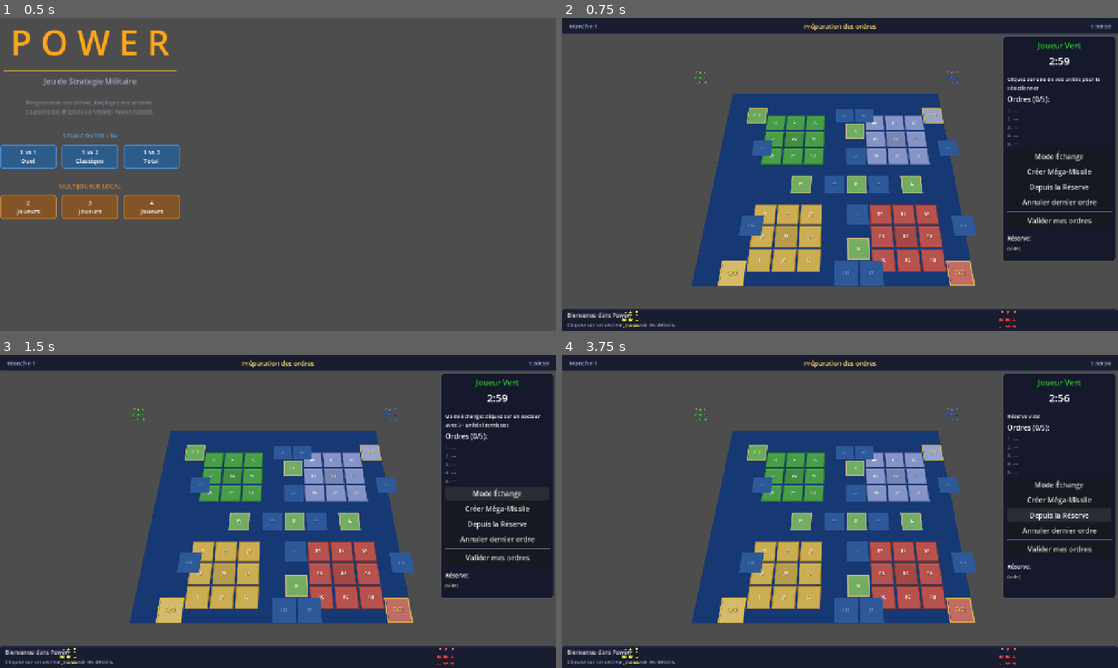
Above: before the commit, frames 1-4 (two rows, left to right).
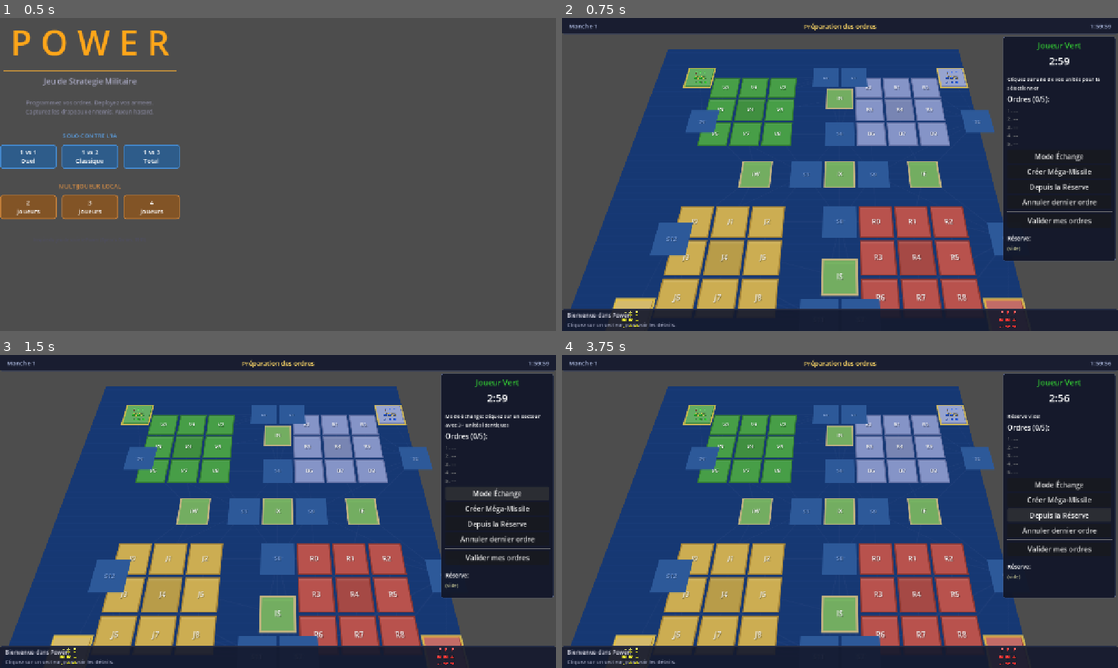
Above: after the commit, the same moments.

Repository: Njko/power_the_game
Game: Godot game, scene res://scenes/main.tscn
The game is run twice, just before and just after one commit, with the same random seed, the same clock (stepped at 60 frames per second) and the same inputs.
Inputs:
- Up to frame 1 (0.5 s): no input
- Up to frame 2 (0.75 s): click "1 vs 1 Duel" at 0.5 s
- Up to frame 3 (1.5 s): click "Mode Échange" at 1.25 s
- Up to frame 4 (3.75 s): click "Créer Méga-Missile" at 2 s; click "Mode Échange" at 2.75 s; click "Depuis la Réserve" at 3.5 s

Frame 1 is identical in both runs. In frame 2, 46% of the frame differs, in the area x 1-84%, y 10-93%; in frame 3, 46%; in frame 4, 46%.

Commit message:
fix: align sprites and raycast with 3D board by fixing plane size and BOARD_ORIGIN
PlaneMesh.size changed from 12x12 to 1024/55 (~18.618) so that 1 grid unit
= 1 3D unit = 55 pixels in the SubViewport. BOARD_ORIGIN recentered on
GRID_CENTER=(4.0, 3.5) at pixel (512, 512).

Co-Authored-By: Claude Opus 4.6 (1M context) <noreply@anthropic.com>

Diff:
--- a/scripts/board/board_3d.gd
+++ b/scripts/board/board_3d.gd
@@ -52,8 +52,9 @@
 	# Plan 3D horizontal (XZ) pour le plateau
 	board_mesh = MeshInstance3D.new()
 	var plane := PlaneMesh.new()
-	# Le plateau fait environ 11x10 cellules. On le rend carré pour la texture (1024x1024).
-	plane.size = Vector2(12.0, 12.0)
+	# 1 unité 3D = 1 cellule grille = CELL_SIZE pixels dans le SubViewport
+	# → plane_size = viewport_size / CELL_SIZE = 1024/55 ≈ 18.618
+	plane.size = Vector2(1024.0 / 55.0, 1024.0 / 55.0)
 	board_mesh.mesh = plane
 	add_child(board_mesh)
 
--- a/scripts/board/board_renderer.gd
+++ b/scripts/board/board_renderer.gd
@@ -9,9 +9,9 @@
 # Le grille va de (0,0) à (7,7) pour les territoires, le centre logique est (3.75, 3.5)
 # Zone utile écran: X=[0, 1015], Y=[42, 670] → centre ~(507, 356)
 # BOARD_ORIGIN = centre_écran - centre_grille * CELL_SIZE
-# Pour SubViewport 1024x1024: centrer la grille (~11x10 cellules)
-# Centre grille logique: (3.75, 3.5). Centre viewport: (512, 512)
-const BOARD_ORIGIN := Vector2(512 - 3.75 * 55.0, 512 - 3.5 * 55.0)
+# Pour SubViewport 1024x1024: centrer la grille sur GRID_CENTER=(4.0, 3.5)
+# Le pixel (512, 512) correspond à la position 3D (0,0,0) = grille (4.0, 3.5)
+const BOARD_ORIGIN := Vector2(512 - 4.0 * 55.0 - 27.5, 512 - 3.5 * 55.0 - 27.5)  # (264.5, 292.0)
 const CORNER_RADIUS := 6.0
 
 # Palette
